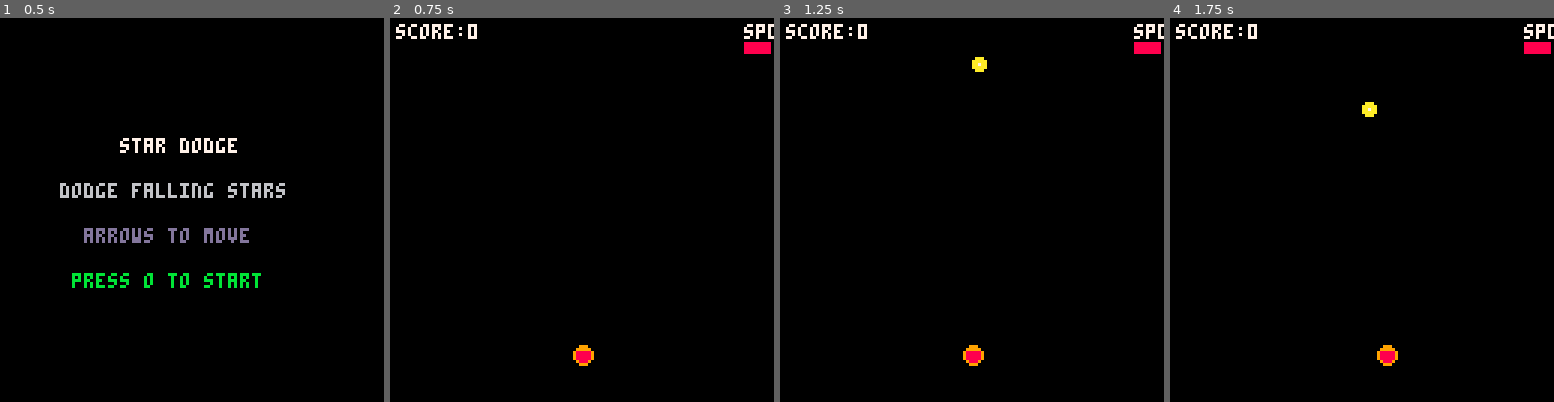
Above: before the commit, frames 1-4 (left to right).
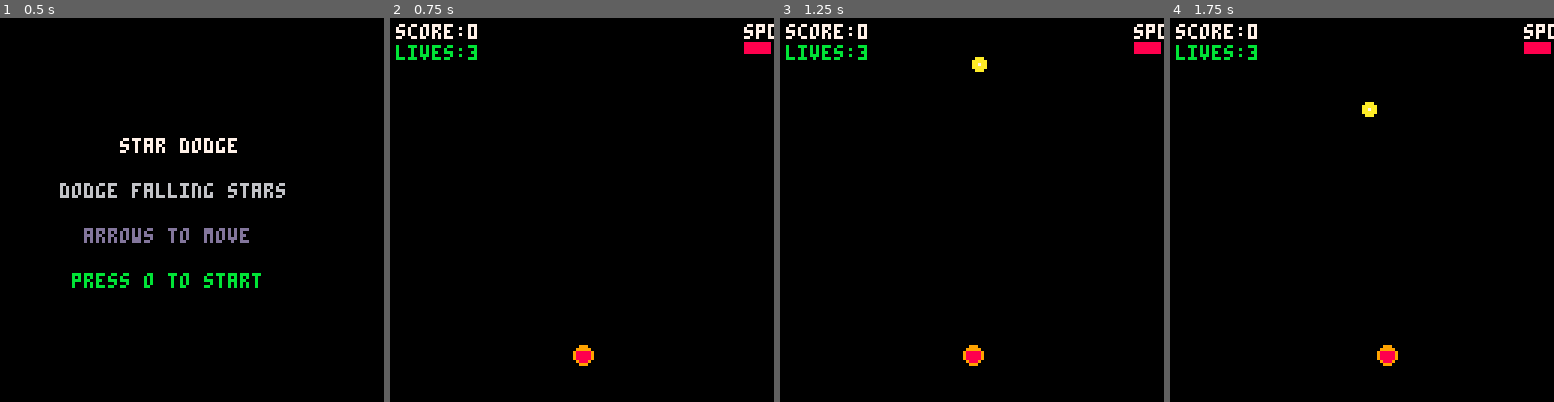
Above: after the commit, the same moments.

Repository: jeffcampbell/game-a-day
Game: PICO-8 cartridge games/2026-02-25/game.p8
Same seed, same stepped clock (60 frames per second), same inputs: the game is played once before the commit and once after it.
Inputs:
- Up to frame 1 (0.5 s): tap X (X key) at 0.33 s
- Up to frame 2 (0.75 s): tap O (Z key) at 0.7 s
- Up to frame 3 (1.25 s): tap X (X key) at 1.07 s
- Up to frame 4 (1.75 s): hold Right from 1.6 s (still down); tap O (Z key) at 1.7 s

Frame 1 is identical in both runs. In frame 2, 0.3% of the frame differs, in the area x 1-23%, y 7-11%; in frame 3, 0.3%; in frame 4, 0.3%.

Commit message:
Add 3-lives system to STAR DODGE
Replace instant-death mechanic with a 3-lives system:
- Players start with 3 lives, displayed in top-left corner
- On collision with a star, player loses 1 life instead of instant game-over
- Lives counter shows in green (3 lives), yellow (2 lives), or red (1 life)
- Game over only occurs when all 3 lives are consumed
- Award 50 bonus points for completing a perfect round (reaching max difficulty without losing a life)
- Perfect round tracking resets each time difficulty maxes out
- Added appropriate _log() calls for life changes and perfect round bonuses

This makes the game less punishing while maintaining challenge and encouraging skillful play.

Co-Authored-By: Claude Sonnet 4.5 <noreply@anthropic.com>

Diff:
--- a/games/2026-02-25/game.p8
+++ b/games/2026-02-25/game.p8
@@ -31,6 +31,8 @@
 score = 0
 high_score = 0
 combo_count = 0
+lives = 3
+perfect_round = true
 player_x = 64
 stars = {}
 spawn_timer = 0
@@ -103,6 +105,9 @@
   score = 0
   _log("score:0")
   combo_count = 0
+  lives = 3
+  _log("lives:3")
+  perfect_round = true
   player_x = 64
   stars = {}
   spawn_timer = 0
@@ -155,8 +160,18 @@
       -- increase difficulty every 10 points
       if score % 10 == 0 then
         speed = min(3, speed + 0.2)
+        local old_rate = spawn_rate
         spawn_rate = max(15, spawn_rate - 2)
         _log("difficulty_up")
+
+        -- check if completed perfect round (maxed difficulty without losing life)
+        if spawn_rate == 15 and old_rate > 15 and perfect_round then
+          score += 50
+          _log("perfect_round_bonus:50")
+          _log("score:"..score)
+          sfx(3)  -- victory sound
+          perfect_round = true  -- reset for next round
+        end
       end
     end
 
@@ -165,16 +180,26 @@
       sfx(0)  -- collision sound
       shake_timer = 8  -- trigger screen shake
       combo_count = 0  -- reset combo on collision
-      -- update high score if beaten
-      if score > high_score then
-        high_score = score
-        dset(0, high_score)
-        _log("new_high_score:"..high_score)
+      perfect_round = false  -- lost life, no perfect round
+      del(stars, s)  -- remove the colliding star
+
+      -- lose a life
+      lives -= 1
+      _log("collision")
+      _log("lives:"..lives)
+
+      -- check if game over (all lives lost)
+      if lives <= 0 then
+        -- update high score if beaten
+        if score > high_score then
+          high_score = score
+          dset(0, high_score)
+          _log("new_high_score:"..high_score)
+        end
+        state = "gameover"
+        _log("state:gameover")
+        _log("final_score:"..score)
       end
-      state = "gameover"
-      _log("collision")
-      _log("state:gameover")
-      _log("final_score:"..score)
       return
     end
   end
@@ -202,6 +227,15 @@
   -- draw score
   print("score:"..score, 2, 2, 7)
 
+  -- draw lives (below score)
+  local life_col = 11  -- green
+  if lives == 2 then
+    life_col = 10  -- yellow warning
+  elseif lives == 1 then
+    life_col = 8  -- red danger
+  end
+  print("lives:"..lives, 2, 9, life_col)
+
   -- draw combo counter (top-right)
   if combo_count > 0 then
     local combo_col = 11  -- green
Not shown, changed: games/2026-02-25/game.js
